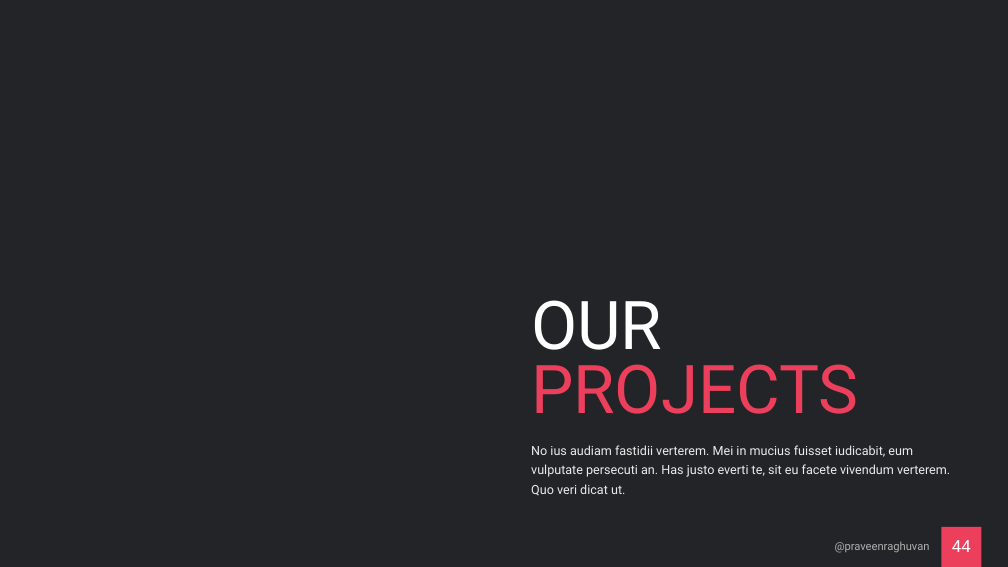
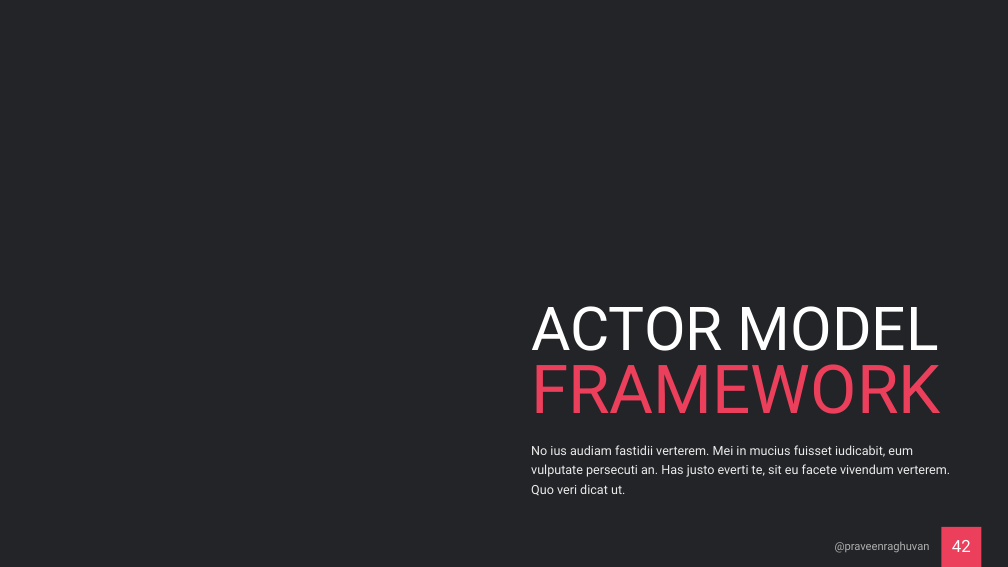
Before and after one commit to praveenraghuvanshi/tech-sessions, a slide deck: slide 42 of drafts/Orleans/ppt/Orleans_draft.pptx (slide 44 before the commit). Drawn at 1008x567 pixels with LibreOffice and Linux fonts; fonts in the diff are those of the drawing. Boxes give left, top, right and bottom in pixels: in the first picture for what was removed or moved away, otherwise in the second. Text is boxed around its words. In the diff, an @@ line names an element or a change of style, - is before the commit and + after.

```diff
--- a/drafts/Orleans/ppt/Orleans_draft.pptx
+++ b/drafts/Orleans/ppt/Orleans_draft.pptx
@@ title at <box>531,306,941,414</box>: text changed; size 96 to 86.4 pt; text colour #EB3F5C to #FFFFFF @@
-OUR
-PROJECTS
+ACTOR MODEL FRAMEWORK
@@ page number at <box>952,540,971,552</box>: text changed @@
-44
+42
```
Also in this commit, not shown: 2 other slides changed, 2 slides added, 4 slides removed, 8 other files.
